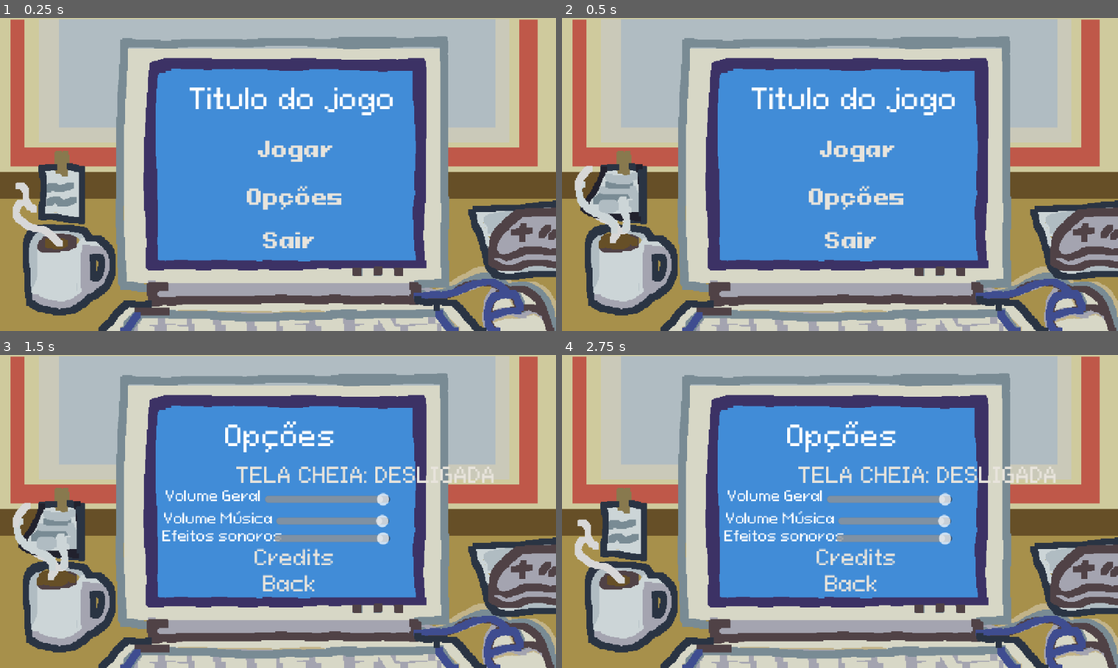
Above: before the commit, frames 1-4 (two rows, left to right).
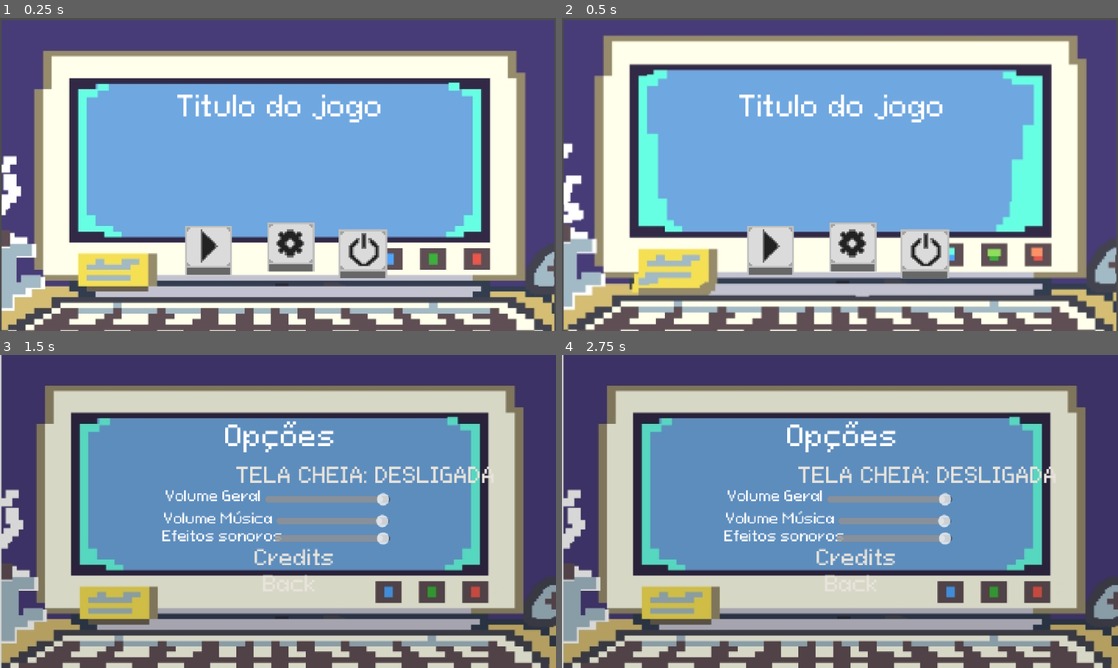
Above: after the commit, the same moments.

Repository: devrodofc/Elevator-Protocol
Game: Godot game, scene res://src/ui/menus/scenes/menu.tscn
The game is run twice, just before and just after one commit, with the same random seed, the same clock (stepped at 60 frames per second) and the same inputs.
Inputs (mouse positions are in pixels of both pictures, inside the frame that each line leads up to; where the layout moved, square brackets give the same spot in the first picture):
- Up to frame 1 (0.25 s): no input
- Up to frame 2 (0.5 s): no input
- Up to frame 3 (1.5 s): click (289, 583) [294, 536] at 0.5 s; tap Enter (ui_accept) at 1.25 s; move the mouse to (400, 495) at 1.27 s; click (400, 495) at 1.42 s
- Up to frame 4 (2.75 s): tap Enter (ui_accept) at 1.52, 2, 2.27 s; move the mouse to (728, 527) at 2.02 s; click (728, 527) at 2.17 s

The runs differ from the first frame. In frame 1, 97% of the frame differs, in the area x 0-100%, y 0-100%; in frame 2, 97%; in frame 3, 88%; in frame 4, 88%.

Commit message:
tela errada

Diff:
--- a/project.godot
+++ b/project.godot
@@ -19,6 +19,7 @@
 
 Dialogue="*res://autoload/dialogue/dialogue.tscn"
 SceneTransition="*res://autoload/scene_transition/scene_transition.tscn"
+MusicMenu="*uid://cuj5w2e7m2ud2"
 
 [display]
 
--- /dev/null
+++ b/sounds/music/menu/music_menu.gd
@@ -0,0 +1,10 @@
+extends AudioStreamPlayer
+
+
+func play_if_stopped() -> void:
+	if not playing:
+		play()
+
+
+func stop_music() -> void:
+	stop()
--- /dev/null
+++ b/sounds/music/menu/music_menu.tscn
@@ -0,0 +1,10 @@
+[gd_scene format=3 uid="uid://cuj5w2e7m2ud2"]
+
+[ext_resource type="AudioStream" uid="uid://dgbm8jh6lmuke" path="res://sounds/music/wav/MenuPrincipal.wav" id="1_3nqhj"]
+[ext_resource type="Script" uid="uid://grjxcm22d5eq" path="res://sounds/music/menu/music_menu.gd" id="2_5j1tr"]
+
+[node name="MusicMenu" type="AudioStreamPlayer" unique_id=447663731]
+stream = ExtResource("1_3nqhj")
+volume_db = -33.0
+autoplay = true
+script = ExtResource("2_5j1tr")
--- a/src/levels/scenes/elevator.tscn
+++ b/src/levels/scenes/elevator.tscn
@@ -1,9 +1,9 @@
-[gd_scene format=3]
+[gd_scene format=3 uid="uid://cos1f6nb23ivp"]
 
-[ext_resource type="Script" path="res://src/levels/scripts/elevator.gd" id="1_elevator"]
-[ext_resource type="Texture2D" path="res://src/levels/assets/Elevador/Elevador  (1).png" id="2_f1"]
-[ext_resource type="Texture2D" path="res://src/levels/assets/Elevador/Elevador  frame 2.png" id="3_f2"]
-[ext_resource type="Texture2D" path="res://src/levels/assets/Elevador/Elevador  frame 3.png" id="4_f3"]
+[ext_resource type="Script" uid="uid://dqvvedncmgxbq" path="res://src/levels/scripts/elevator.gd" id="1_elevator"]
+[ext_resource type="Texture2D" uid="uid://2a43dmicvn3i" path="res://src/levels/assets/Elevador/Elevador  (1).png" id="2_f1"]
+[ext_resource type="Texture2D" uid="uid://0atscfiwldso" path="res://src/levels/assets/Elevador/Elevador  frame 2.png" id="3_f2"]
+[ext_resource type="Texture2D" uid="uid://bhmu10ej7dmgj" path="res://src/levels/assets/Elevador/Elevador  frame 3.png" id="4_f3"]
 
 [sub_resource type="SpriteFrames" id="SpriteFrames_elevator"]
 animations = [{
@@ -17,7 +17,7 @@
 "duration": 1.0,
 "texture": ExtResource("4_f3")
 }],
-"loop": false,
+"loop": 0,
 "name": &"abrir",
 "speed": 10.0
 }, {
@@ -31,18 +31,21 @@
 "duration": 1.0,
 "texture": ExtResource("2_f1")
 }],
-"loop": false,
+"loop": 0,
 "name": &"fechar",
 "speed": 10.0
 }]
 
-[node name="Elevator" type="Node2D"]
+[node name="Elevator" type="Node2D" unique_id=885610225]
 script = ExtResource("1_elevator")
 
-[node name="Sprite" type="AnimatedSprite2D" parent="."]
+[node name="Sprite" type="AnimatedSprite2D" parent="." unique_id=1863498634]
+position = Vector2(378, 11)
 sprite_frames = SubResource("SpriteFrames_elevator")
 animation = &"fechar"
 centered = false
 
-[node name="DoorPoint" type="Marker2D" parent="."]
+[node name="DoorPoint" type="Marker2D" parent="." unique_id=1253606912]
 position = Vector2(102, 182)
+
+[node name="Sprite2D" type="Sprite2D" parent="." unique_id=714334894]
--- a/src/levels/scenes/reception.tscn
+++ b/src/levels/scenes/reception.tscn
@@ -25,12 +25,12 @@
 mouse_filter = 2
 color = Color(0.96862745, 0.96862745, 0.96862745, 1)
 
-[node name="Chairs" type="Sprite2D" parent="."]
+[node name="Chairs" type="Sprite2D" parent="." unique_id=742082018]
 position = Vector2(17, 20)
 texture = ExtResource("10_cadeiras")
 centered = false
 
-[node name="Elevator" parent="." instance=ExtResource("9_elevator_scene")]
+[node name="Elevator" parent="." unique_id=648447603 instance=ExtResource("9_elevator_scene")]
 position = Vector2(282, -38)
 scale = Vector2(1.4, 1.4)
 
@@ -93,6 +93,5 @@
 
 [node name="FeedbackAudio" type="AudioStreamPlayer2D" parent="." unique_id=2050434788]
 position = Vector2(0, -3)
-bus = &"SFX"
 
 [node name="Pause" parent="." unique_id=1030095812 instance=ExtResource("6_mgc41")]
--- a/src/levels/schedules/day1.tres
+++ b/src/levels/schedules/day1.tres
@@ -13,26 +13,6 @@
 [ext_resource type="Resource" uid="uid://cruf2n81kiwg0" path="res://src/npcs/dialogue/dialoguesCommon/4 andar/common4b.tres" id="d4b"]
 [ext_resource type="Resource" uid="uid://g184fibsps7x" path="res://src/npcs/dialogue/dialoguesCommon/5 andar/common5a.tres" id="d5a"]
 [ext_resource type="Resource" uid="uid://daexj4ac2b52e" path="res://src/npcs/dialogue/dialoguesCommon/5 andar/common5b.tres" id="d5b"]
-[ext_resource type="Resource" uid="uid://bsnwfhgg8a3ta" path="res://src/npcs/dialogue/dialoguesCommon/1 andar/common1a.tres" id="fc_common1a"]
-[ext_resource type="Resource" uid="uid://un6ed3n6rug6" path="res://src/npcs/dialogue/dialoguesCommon/1 andar/common1b.tres" id="fc_common1b"]
-[ext_resource type="Resource" uid="uid://cm12lr1uaarn1" path="res://src/npcs/dialogue/dialoguesCommon/1 andar/common1c.tres" id="fc_common1c"]
-[ext_resource type="Resource" uid="uid://blwwdvjuaj2u5" path="res://src/npcs/dialogue/dialoguesCommon/1 andar/common1d.tres" id="fc_common1d"]
-[ext_resource type="Resource" uid="uid://d08fhsp3l45pm" path="res://src/npcs/dialogue/dialoguesCommon/2 andar/common2a.tres" id="fc_common2a"]
-[ext_resource type="Resource" uid="uid://bkxaschsiredw" path="res://src/npcs/dialogue/dialoguesCommon/2 andar/common2b.tres" id="fc_common2b"]
-[ext_resource type="Resource" uid="uid://u6dd5hxe7b6w" path="res://src/npcs/dialogue/dialoguesCommon/2 andar/common2c.tres" id="fc_common2c"]
-[ext_resource type="Resource" uid="uid://c1kx18xbhdnwf" path="res://src/npcs/dialogue/dialoguesCommon/2 andar/common2d.tres" id="fc_common2d"]
-[ext_resource type="Resource" uid="uid://c73a14xpcxu3y" path="res://src/npcs/dialogue/dialoguesCommon/3 andar/common3a.tres" id="fc_common3a"]
-[ext_resource type="Resource" uid="uid://c5xldf8nx3yb4" path="res://src/npcs/dialogue/dialoguesCommon/3 andar/common3b.tres" id="fc_common3b"]
-[ext_resource type="Resource" path="res://src/npcs/dialogue/dialoguesCommon/3 andar/common3c.tres" id="fc_common3c"]
-[ext_resource type="Resource" path="res://src/npcs/dialogue/dialoguesCommon/3 andar/common3d.tres" id="fc_common3d"]
-[ext_resource type="Resource" path="res://src/npcs/dialogue/dialoguesCommon/4 andar/common4c.tres" id="fc_common4c"]
-[ext_resource type="Resource" path="res://src/npcs/dialogue/dialoguesCommon/4 andar/common4d.tres" id="fc_common4d"]
-[ext_resource type="Resource" path="res://src/npcs/dialogue/dialoguesCommon/5 andar/common5c.tres" id="fc_common5c"]
-[ext_resource type="Resource" path="res://src/npcs/dialogue/dialoguesCommon/5 andar/common5d.tres" id="fc_common5d"]
-[ext_resource type="Resource" path="res://src/npcs/dialogue/dialoguesCommon/6 andar/common6a.tres" id="fc_common6a"]
-[ext_resource type="Resource" path="res://src/npcs/dialogue/dialoguesCommon/6 andar/common6b.tres" id="fc_common6b"]
-[ext_resource type="Resource" path="res://src/npcs/dialogue/dialoguesCommon/6 andar/common6c.tres" id="fc_common6c"]
-[ext_resource type="Resource" path="res://src/npcs/dialogue/dialoguesCommon/6 andar/common6d.tres" id="fc_common6d"]
 
 [sub_resource type="Resource" id="Interaction_aleatorios"]
 script = ExtResource("3_inter")
--- a/src/ui/menus/scenes/credits.tscn
+++ b/src/ui/menus/scenes/credits.tscn
@@ -1,9 +1,9 @@
 [gd_scene format=3 uid="uid://cm886bfqi3fo8"]
 
 [ext_resource type="Script" uid="uid://bjqvjv6o462d1" path="res://src/ui/menus/scripts/credits.gd" id="1_o6xkx"]
-[ext_resource type="Texture2D" uid="uid://dx268n3lhjdjl" path="res://src/ui/menus/assets/background_menu1.png" id="2_gtovi"]
+[ext_resource type="Texture2D" uid="uid://b0mp8o0wqthyq" path="res://src/ui/menus/assets/tela inicial do game 1 frame.jpg" id="2_gtovi"]
 [ext_resource type="FontVariation" uid="uid://dffcisljywyok" path="res://src/levels/assets/fonts/resources/dynapuff_regular.tres" id="3_gtovi"]
-[ext_resource type="Texture2D" uid="uid://14bkwadxycu1" path="res://src/ui/menus/assets/background_menu2.png" id="3_qwbe7"]
+[ext_resource type="Texture2D" uid="uid://c3aqthjkwwge1" path="res://src/ui/menus/assets/tela inicial do game 2 frame..jpg" id="3_qwbe7"]
 
 [sub_resource type="Animation" id="Animation_lrlgq"]
 length = 0.001
--- a/src/ui/menus/scenes/menu.tscn
+++ b/src/ui/menus/scenes/menu.tscn
@@ -1,12 +1,21 @@
 [gd_scene format=3 uid="uid://b6hgpbqqj2j76"]
 
 [ext_resource type="Script" uid="uid://d4iivy11yyffy" path="res://src/ui/menus/scripts/menu.gd" id="1_wcxd3"]
-[ext_resource type="Texture2D" uid="uid://dx268n3lhjdjl" path="res://src/ui/menus/assets/background_menu1.png" id="2_kl4nh"]
-[ext_resource type="Texture2D" uid="uid://14bkwadxycu1" path="res://src/ui/menus/assets/background_menu2.png" id="3_i33cf"]
+[ext_resource type="Texture2D" uid="uid://b0mp8o0wqthyq" path="res://src/ui/menus/assets/tela inicial do game 1 frame.jpg" id="2_2t3vq"]
 [ext_resource type="FontFile" uid="uid://bx0yeia6d4qwe" path="res://src/levels/assets/fonts/PixeloidSans.ttf" id="3_lrlgq"]
-[ext_resource type="FontFile" uid="uid://diu3d6k46wgvo" path="res://src/levels/assets/fonts/PixeloidSans-Bold.ttf" id="4_22vns"]
+[ext_resource type="Texture2D" uid="uid://dntswdhj64eo5" path="res://src/ui/menus/assets/buttons/play/botão play normal.png" id="4_7pniv"]
+[ext_resource type="Texture2D" uid="uid://c5nip1qfix1p5" path="res://src/ui/menus/assets/buttons/play/botão play pressionado.png" id="5_6jtff"]
+[ext_resource type="Texture2D" uid="uid://xjonlwky86wr" path="res://src/ui/menus/assets/buttons/play/botão play hover.png" id="6_j15jl"]
+[ext_resource type="Texture2D" uid="uid://dbfnjqpbmmsi8" path="res://src/ui/menus/assets/buttons/config/botão configurações normal.png" id="7_8mwgn"]
+[ext_resource type="Texture2D" uid="uid://dsn1jxjhyneu5" path="res://src/ui/menus/assets/buttons/config/botão config pressionado.png" id="8_2t3vq"]
+[ext_resource type="Texture2D" uid="uid://pdilltp34icn" path="res://src/ui/menus/assets/buttons/config/botão config hover.png" id="9_1ot40"]
+[ext_resource type="Texture2D" uid="uid://cj5vrlcewba00" path="res://src/ui/menus/assets/buttons/off/botão desligar.png" id="10_jw4ia"]
+[ext_resource type="Texture2D" uid="uid://c2erl7ciuhqmo" path="res://src/ui/menus/assets/buttons/off/botão desligar pressionado.png" id="11_g3cxf"]
+[ext_resource type="Texture2D" uid="uid://c7nvg4d8qi36v" path="res://src/ui/menus/assets/buttons/off/botão desligar hover.png" id="12_cfvon"]
+[ext_resource type="Texture2D" uid="uid://c3aqthjkwwge1" path="res://src/ui/menus/assets/tela inicial do game 2 frame..jpg" id="13_1ot40"]
+[ext_resource type="Texture2D" uid="uid://bh61au3d0p3ne" path="res://src/ui/menus/assets/tela inicial do game 3 frame..jpg" id="14_jw4ia"]
 
-[sub_resource type="Animation" id="Animation_lrlgq"]
+[sub_resource type="Animation" id="Animation_g3cxf"]
 length = 0.001
 tracks/0/type = "value"
 tracks/0/imported = false
@@ -18,11 +27,11 @@
 "times": PackedFloat32Array(0),
 "transitions": PackedFloat32Array(1),
 "update": 1,
-"values": [ExtResource("2_kl4nh")]
+"values": [ExtResource("2_2t3vq")]
 }
 
-[sub_resource type="Animation" id="Animation_22vns"]
-resource_name = "background_loop"
+[sub_resource type="Animation" id="Animation_cfvon"]
+resource_name = "background"
 loop_mode = 1
 tracks/0/type = "value"
 tracks/0/imported = false
@@ -31,16 +40,16 @@
 tracks/0/interp = 1
 tracks/0/loop_wrap = true
 tracks/0/keys = {
-"times": PackedFloat32Array(0, 0.5),
-"transitions": PackedFloat32Array(1, 1),
+"times": PackedFloat32Array(0, 0.5, 1),
+"transitions": PackedFloat32Array(1, 1, 1),
 "update": 1,
-"values": [ExtResource("2_kl4nh"), ExtResource("3_i33cf")]
+"values": [ExtResource("2_2t3vq"), ExtResource("13_1ot40"), ExtResource("14_jw4ia")]
 }
 
-[sub_resource type="AnimationLibrary" id="AnimationLibrary_7pniv"]
+[sub_resource type="AnimationLibrary" id="AnimationLibrary_yyfxb"]
 _data = {
-&"RESET": SubResource("Animation_lrlgq"),
-&"background_loop": SubResource("Animation_22vns")
+&"RESET": SubResource("Animation_g3cxf"),
+&"background": SubResource("Animation_cfvon")
 }
 
 [node name="Menu" type="Control" unique_id=1171505832]
@@ -48,24 +57,35 @@
 anchors_preset = 15
 anchor_right = 1.0
 anchor_bottom = 1.0
+offset_left = 89.0
+offset_top = 40.0
+offset_right = 89.0
+offset_bottom = 40.0
 grow_horizontal = 2
 grow_vertical = 2
 script = ExtResource("1_wcxd3")
 
 [node name="TextureRect" type="TextureRect" parent="." unique_id=987170725]
 layout_mode = 1
-anchors_preset = 15
-anchor_right = 1.0
-anchor_bottom = 1.0
+anchors_preset = 8
+anchor_left = 0.5
+anchor_top = 0.5
+anchor_right = 0.5
+anchor_bottom = 0.5
+offset_left = -407.0
+offset_top = -218.0
+offset_right = 865.0
+offset_bottom = 508.0
 grow_horizontal = 2
 grow_vertical = 2
+scale = Vector2(0.5, 0.5)
 mouse_filter = 2
-texture = ExtResource("2_kl4nh")
+texture = ExtResource("2_2t3vq")
 expand_mode = 1
 stretch_mode = 6
-metadata/_edit_lock_ = true
 
 [node name="DarkOverlay" type="ColorRect" parent="." unique_id=1509569264]
+visible = false
 layout_mode = 1
 anchors_preset = 15
 anchor_right = 1.0
@@ -76,65 +96,49 @@
 
 [node name="GameTitle" type="Label" parent="." unique_id=1936966435]
 layout_mode = 0
-offset_left = 218.0
-offset_top = 73.0
-offset_right = 428.0
-offset_bottom = 118.0
+offset_left = 115.0
+offset_top = 41.0
+offset_right = 352.0
+offset_bottom = 86.0
 theme_override_fonts/font = ExtResource("3_lrlgq")
 theme_override_font_sizes/font_size = 32
 text = "Titulo do jogo"
 
-[node name="Options" type="LinkButton" parent="." unique_id=1845285801]
+[node name="Play" type="TextureButton" parent="." unique_id=925288588]
+texture_filter = 1
 layout_mode = 0
-offset_left = 284.0
+offset_left = 120.0
+offset_top = 195.0
+offset_right = 248.0
+offset_bottom = 323.0
+scale = Vector2(0.5, 0.5)
+texture_normal = ExtResource("4_7pniv")
+texture_pressed = ExtResource("5_6jtff")
+texture_hover = ExtResource("6_j15jl")
+stretch_mode = 5
+
+[node name="Options" type="TextureButton" parent="." unique_id=1639284561]
+layout_mode = 0
+offset_left = 215.0
 offset_top = 191.0
-offset_right = 370.0
-offset_bottom = 225.0
-focus_mode = 2
-theme_override_colors/font_color = Color(0.9098039, 0.89411765, 0.8627451, 1)
-theme_override_colors/font_focus_color = Color(1, 0.81960785, 0.4, 1)
-theme_override_colors/font_pressed_color = Color(1, 1, 1, 1)
-theme_override_colors/font_hover_color = Color(1, 0.81960785, 0.4, 1)
-theme_override_colors/font_hover_pressed_color = Color(1, 0.81960785, 0.4, 1)
-theme_override_fonts/font = ExtResource("4_22vns")
-theme_override_font_sizes/font_size = 24
-text = "Opções"
-underline = 2
+offset_right = 343.0
+offset_bottom = 319.0
+scale = Vector2(0.5, 0.5)
+texture_normal = ExtResource("7_8mwgn")
+texture_pressed = ExtResource("8_2t3vq")
+texture_hover = ExtResource("9_1ot40")
 
-[node name="Quit" type="LinkButton" parent="." unique_id=2098872156]
-layout_mode = 0
-offset_left = 303.0
-offset_top = 241.0
-offset_right = 362.0
-offset_bottom = 275.0
-focus_mode = 2
-theme_override_colors/font_color = Color(0.9098039, 0.89411765, 0.8627451, 1)
-theme_override_colors/font_focus_color = Color(1, 0.81960785, 0.4, 1)
-theme_override_colors/font_pressed_color = Color(1, 1, 1, 1)
-theme_override_colors/font_hover_color = Color(1, 0.81960785, 0.4, 1)
-theme_override_colors/font_hover_pressed_color = Color(1, 0.81960785, 0.4, 1)
-theme_override_fonts/font = ExtResource("4_22vns")
-theme_override_font_sizes/font_size = 24
-text = "Sair"
-underline = 2
-
-[node name="Play" type="LinkButton" parent="." unique_id=80030593]
+[node name="Quit" type="TextureButton" parent="." unique_id=1574169354]
 layout_mode = 0
 offset_left = 297.0
-offset_top = 136.0
-offset_right = 356.0
-offset_bottom = 170.0
-focus_mode = 2
-theme_override_colors/font_color = Color(0.9098039, 0.89411765, 0.8627451, 1)
-theme_override_colors/font_focus_color = Color(1, 0.81960785, 0.4, 1)
-theme_override_colors/font_pressed_color = Color(1, 1, 1, 1)
-theme_override_colors/font_hover_color = Color(1, 0.81960785, 0.4, 1)
-theme_override_colors/font_hover_pressed_color = Color(1, 0.81960785, 0.4, 1)
-theme_override_fonts/font = ExtResource("4_22vns")
-theme_override_font_sizes/font_size = 24
-text = "Jogar"
-underline = 2
+offset_top = 199.0
+offset_right = 429.0
+offset_bottom = 327.0
+scale = Vector2(0.5, 0.5)
+texture_normal = ExtResource("10_jw4ia")
+texture_pressed = ExtResource("11_g3cxf")
+texture_hover = ExtResource("12_cfvon")
 
-[node name="AnimationPlayer" type="AnimationPlayer" parent="." unique_id=1482249748]
-libraries/ = SubResource("AnimationLibrary_7pniv")
-autoplay = &"background_loop"
+[node name="AnimationPlayer" type="AnimationPlayer" parent="." unique_id=402486734]
+libraries/ = SubResource("AnimationLibrary_yyfxb")
+autoplay = &"background"
--- a/src/ui/menus/scenes/options.tscn
+++ b/src/ui/menus/scenes/options.tscn
@@ -1,9 +1,9 @@
 [gd_scene format=3 uid="uid://0s2adho6lhr3"]
 
 [ext_resource type="Script" uid="uid://dycu3xihjorki" path="res://src/ui/menus/scripts/options.gd" id="1_jqr15"]
-[ext_resource type="Texture2D" uid="uid://dx268n3lhjdjl" path="res://src/ui/menus/assets/background_menu1.png" id="2_1um8p"]
+[ext_resource type="Texture2D" uid="uid://b0mp8o0wqthyq" path="res://src/ui/menus/assets/tela inicial do game 1 frame.jpg" id="2_1um8p"]
 [ext_resource type="FontVariation" uid="uid://dffcisljywyok" path="res://src/levels/assets/fonts/resources/dynapuff_regular.tres" id="3_1um8p"]
-[ext_resource type="Texture2D" uid="uid://14bkwadxycu1" path="res://src/ui/menus/assets/background_menu2.png" id="3_quti6"]
+[ext_resource type="Texture2D" uid="uid://b0mp8o0wqthyq" path="res://src/ui/menus/assets/tela inicial do game 1 frame.jpg" id="3_quti6"]
 
 [sub_resource type="Animation" id="Animation_lrlgq"]
 length = 0.001
--- a/src/ui/menus/scripts/menu.gd
+++ b/src/ui/menus/scripts/menu.gd
@@ -3,14 +3,15 @@
 const GAME_SCENE := "res://src/levels/scenes/tutorial.tscn" # o tutorial leva para a recepção no fim (ou ao pular)
 const OPTIONS_SCENE := "res://src/ui/menus/scenes/options.tscn"
 
-@onready var play_button: LinkButton = $Play
-@onready var options_button: LinkButton = $Options
-@onready var quit_button: LinkButton = $Quit
+@onready var play_button: TextureButton = $Play
+@onready var options_button: TextureButton = $Options
+@onready var quit_button: TextureButton = $Quit
 
 func _ready() -> void:
 	play_button.pressed.connect(_on_play_pressed)
 	options_button.pressed.connect(_on_options_pressed)
 	quit_button.pressed.connect(_on_quit_pressed)
+	MusicMenu.play_if_stopped()
 
 func _on_play_pressed() -> void:
 	get_tree().change_scene_to_file(GAME_SCENE)
Not shown, added: sounds/music/menu/music_menu.gd.uid
Not shown, added: sounds/music/wav/MenuPrincipal.wav.import
Not shown: 1 places in src/levels/scenes/reception.tscn that only renumber resources
Binary file removed: src/ui/menus/assets/background_menu1.png
Binary file removed: src/ui/menus/assets/background_menu2.png
Binary file added: src/ui/menus/assets/tela inicial do game 1 frame.jpg
Not shown, added: src/ui/menus/assets/tela inicial do game 1 frame.jpg.import
Binary file added: src/ui/menus/assets/tela inicial do game 2 frame..jpg
Not shown, changed: src/ui/menus/assets/tela inicial do game 2 frame..jpg.import
Binary file added: src/ui/menus/assets/tela inicial do game 3 frame..jpg
Not shown, changed: src/ui/menus/assets/tela inicial do game 3 frame..jpg.import
Not shown, added: sounds/music/wav/MenuPrincipal.wav
